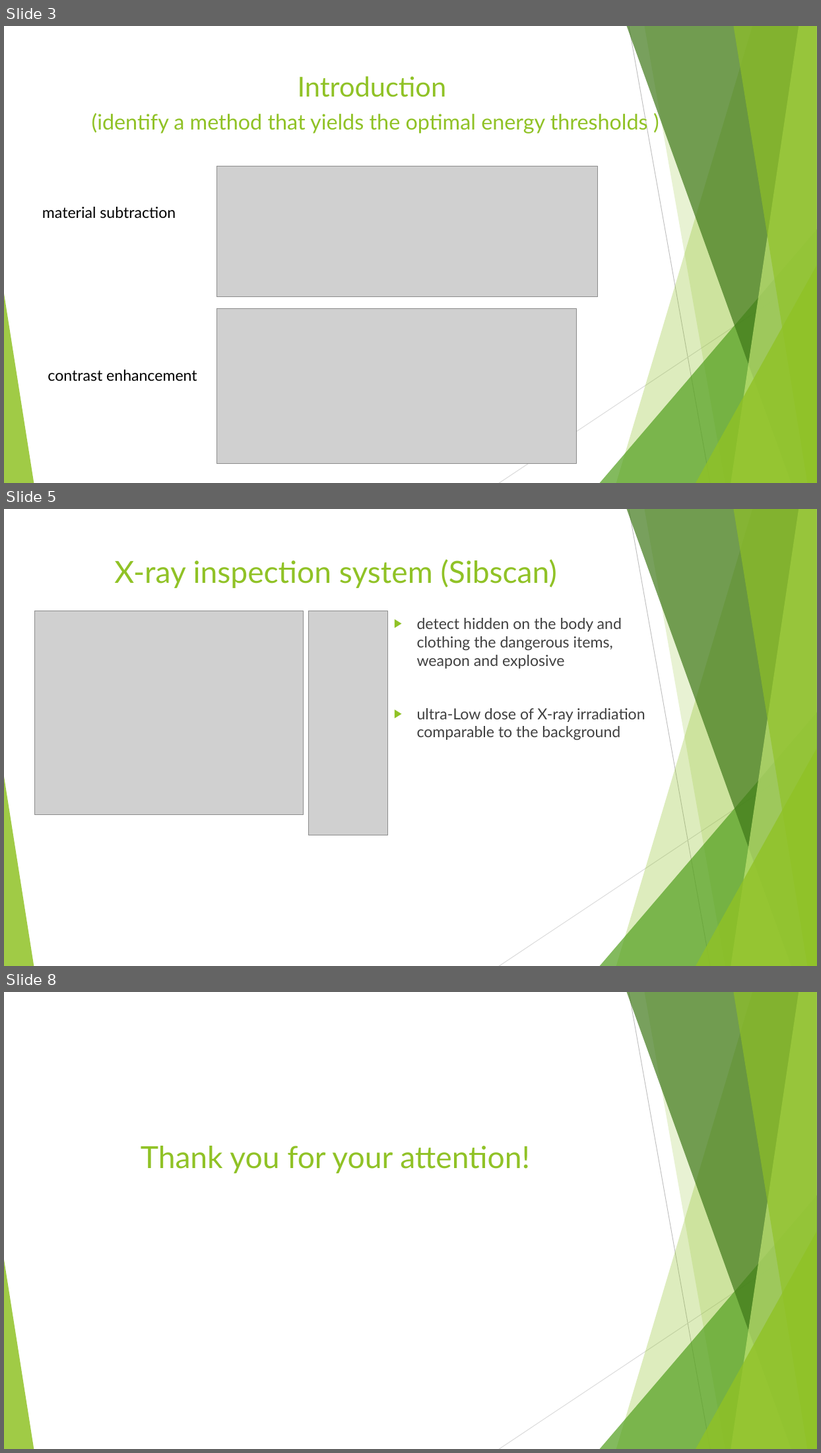
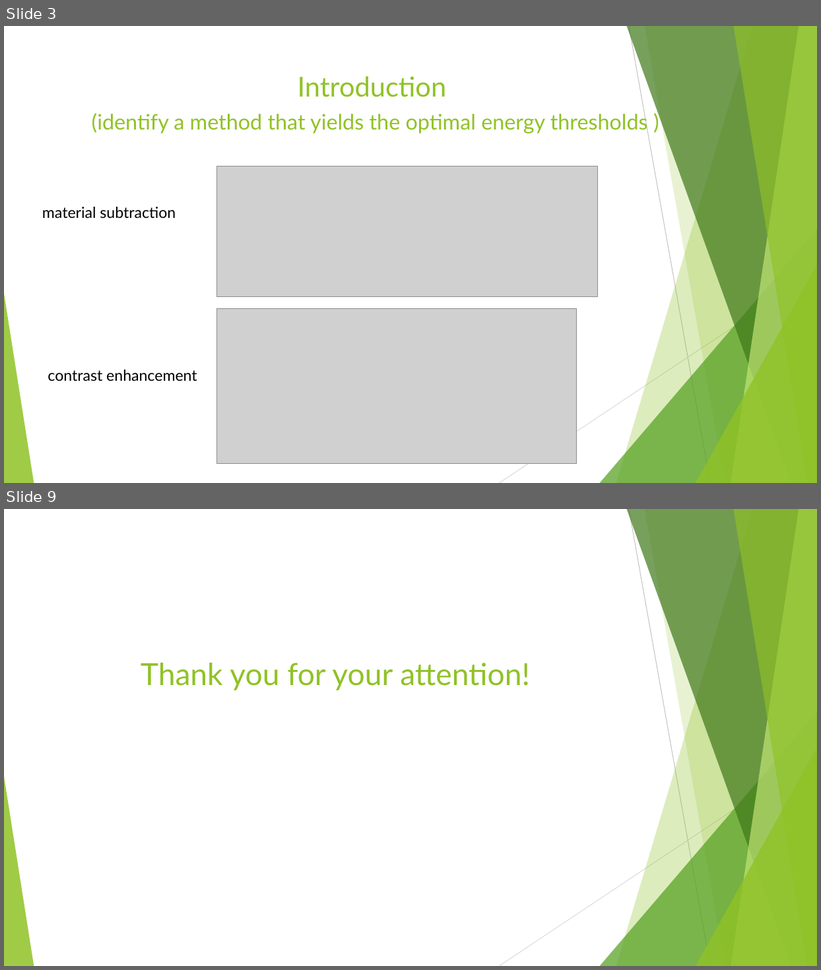
Before and after one commit to Vlad-ole/Presentations, a slide deck: Referencing/Referencing.pptx. Shown one above the other, each under a label of ours: slides 3, 5 and 8 before the commit, slides 3 and 9 after it; the slides between them are not shown. The pictures are 821x1453 and 821x970 pixels, drawn with LibreOffice and Linux fonts; fonts in the diff are those of the drawing; grey boxes stand for pictures. Boxes give left, top, right and bottom in pixels: in the first picture for what was removed or moved away, otherwise in the second. Text is boxed around its words. In the diff, an @@ line names an element or a change of style, - is before the commit and + after.

```diff
--- a/Referencing/Referencing.pptx
+++ b/Referencing/Referencing.pptx
@@ slide 5 removed at [4,509,817,966], background #FFFFFF; not listed: 10 template elements that a slide beside it also shows @@
@@ title removed at [114,559,557,588] @@
-X-ray inspection system (Sibscan)
@@ picture removed at [35,611,304,815] @@
@@ picture removed at [308,611,387,836] @@
@@ text removed at [417,618,646,740] @@
-▶ detect hidden on the body and clothing the dangerous items, weapon and explosive
-▶ ultra-Low dose of X-ray irradiation comparable to the background
@@ what was slide 8 is now slide 9 @@
```
Also in this commit, not shown: 2 slides changed, 5 slides added, 3 other slides removed, 16 other files.
